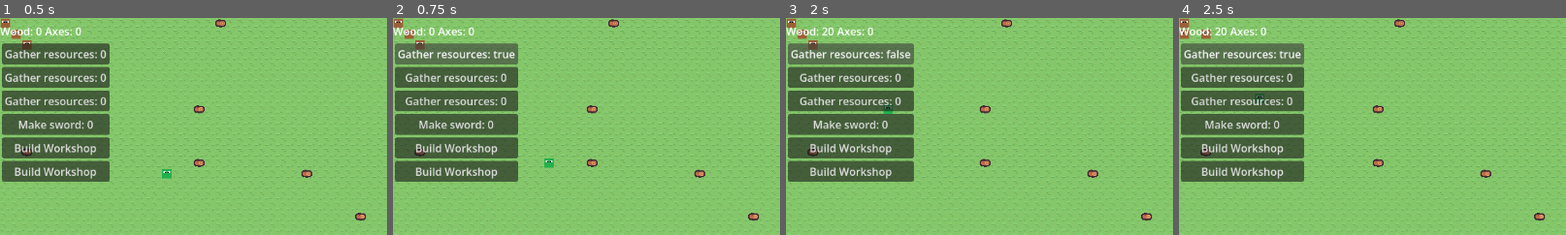
Above: before the commit, frames 1-4 (left to right).
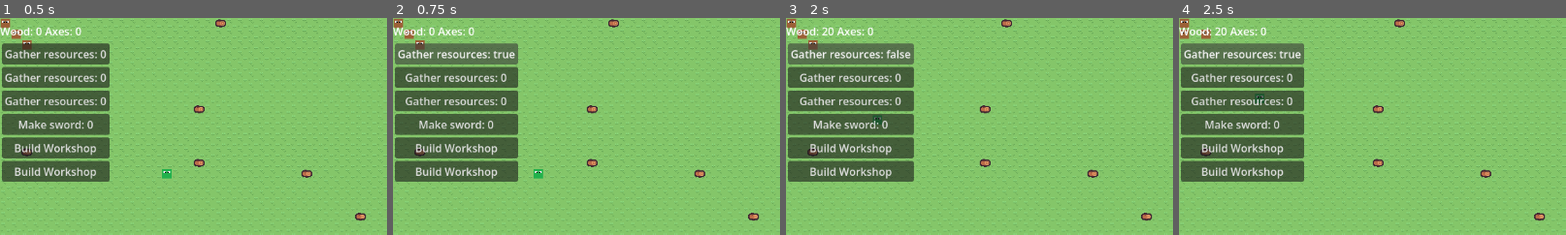
Above: after the commit, the same moments.

Repository: amandodaw/zd-prototype
Game: Godot game, scene res://scenes/world.tscn
Same seed, same stepped clock (60 frames per second), same inputs: the game is played once before the commit and once after it.
Inputs:
- Up to frame 1 (0.5 s): no input
- Up to frame 2 (0.75 s): click "Gather resources: 0" at 0.5 s
- Up to frame 3 (2 s): click "Gather resources: true" at 1.25 s
- Up to frame 4 (2.5 s): click "Gather resources: false" at 2 s
The pictures show only the part of the screen within x 0-50%, y 0-50%; the shares and areas given below are measured in that part.

Frame 1 is identical in both runs. In frame 2, 0.2% of the frame differs, in the area x 36-42%, y 64-75%; in frame 3, 0.2%; in frame 4, nothing differs.

Commit message:
Añadido health_system con el método die(). Attack funciona accediendo directamente al componente heatlh

Diff:
--- a/scripts/components/actions/attack_action.gd
+++ b/scripts/components/actions/attack_action.gd
@@ -5,17 +5,20 @@
 	var pos_comp : PositionComponent = entity.get_component(PositionComponent)
 	var target_comp : TargetComponent = entity.get_component(TargetComponent)
 	var attack_comp : AttackComponent = entity.get_component(AttackComponent)
-	#if target!=null:
-		#get_component(TargetComponent).target_pos = target.get_component(PositionComponent).grid_pos
+	if !is_instance_valid(target_comp.attack_target):
+		return
+	#print("Intentaré atacar en ", target_comp.target_pos)
+	#print("Estoy en  ", pos_comp.grid_pos)
+	#print("Objetivo está en ", target_comp.attack_target.get_component(PositionComponent).grid_pos)
 	if GridUtils.is_adjacent(pos_comp.grid_pos, target_comp.attack_target.get_component(PositionComponent).grid_pos):
 		if attack_comp.attack_cooldown<attack_comp.attack_speed:
 			attack_comp.attack_cooldown+=delta
 			return
 		attack_comp.attack_cooldown=0
-		if !is_instance_valid(target_comp.attack_target):
-			return
-		#target.get_component(HealthComponent).take_damage(attack_damage)
-		print("atacando!")
+		print("ESTOY AQUI")
+		target_comp.attack_target.get_component(HealthComponent).health -= attack_comp.attack_damage
+		if target_comp.attack_target.get_component(HealthComponent).health <= 0:
+			finished = true
 		return
 	else:
 		finished = true
--- a/scripts/components/health_component.gd
+++ b/scripts/components/health_component.gd
@@ -3,16 +3,12 @@
 var health : int = 3
 var is_dead : bool = false
 
-func take_damage(damage_amount : int) -> void:
-	#modulate = Color.RED
-	health -= damage_amount
-	if health==0:
-		die()
-	#if is_inside_tree():
-		#return
-	#await get_tree().create_timer(0.33).timeout
-	#modulate = Color.WHITE
-
-func die() -> void:
-	#release_target()
-	is_dead = true
+#func take_damage(damage_amount : int) -> void:
+	##modulate = Color.RED
+	#health -= damage_amount
+	#if health==0:
+		#die()
+	##if is_inside_tree():
+		##return
+	##await get_tree().create_timer(0.33).timeout
+	##modulate = Color.WHITE
--- a/scripts/components/path_component.gd
+++ b/scripts/components/path_component.gd
@@ -2,3 +2,4 @@
 
 var path : Array[Vector2i]
 var current_index = 0
+var needs_repath : bool = false
--- /dev/null
+++ b/scripts/systems/health_system.gd
@@ -0,0 +1,16 @@
+class_name HealthSystem
+
+func update(delta : float, entities :  Array[Entity]):
+	for entity in entities:
+		var health_comp : HealthComponent = entity.get_component(HealthComponent)
+		if health_comp.health <= 0:
+			die(entity, entities)
+
+func die(entity : Entity, entities : Array[Entity]) -> void:
+	var health_comp : HealthComponent = entity.get_component(HealthComponent)
+	var target_comp : TargetComponent = entity.get_component(TargetComponent)
+	var city_comp : CityComponent = entity.get_component(AIComponent).city_comp
+
+	city_comp.reserved_tiles.erase(target_comp.target_pos)
+	entities.erase(entity)
+	entity.queue_free()
--- a/scripts/systems/path_system.gd
+++ b/scripts/systems/path_system.gd
@@ -4,7 +4,9 @@
 
 func update(delta : float, entities : Array[Entity]):
 	for entity in entities:
-		set_astar_path(entity)
+		var path_comp : PathComponent = entity.get_component(PathComponent)
+		if path_comp.needs_repath:
+			set_astar_path(entity)
 
 # ------------------------------------------------
 # PATH
@@ -13,17 +15,21 @@
 func set_astar_path(entity : Entity) ->void:
 	var choosed_pos = entity.get_component(TargetComponent).target_pos
 	var path_comp : PathComponent = entity.get_component(PathComponent)
+	var target_pos : TargetComponent = entity.get_component(TargetComponent)
+	var pos_comp : PositionComponent = entity.get_component(PositionComponent)
 	#var city_comp = entity.get_component(AIComponent).city_comp
+
 	if !astar.is_in_bounds(choosed_pos.x, choosed_pos.y):
 		return
-	if astar.is_point_solid(entity.get_component(TargetComponent).target_pos):
-		entity.get_component(TargetComponent).adyacent_target_pos =  choose_adjacent(entity)
-		choosed_pos = entity.get_component(TargetComponent).adyacent_target_pos
+	if astar.is_point_solid(target_pos.target_pos):
+		target_pos.adyacent_target_pos =  choose_adjacent(entity)
+		choosed_pos = target_pos.adyacent_target_pos
 	if choosed_pos == GridUtils.INVALID:
 		print("no path to take")
 		return
 
-	path_comp.path = astar.get_id_path(entity.get_component(PositionComponent).grid_pos, choosed_pos)
+	path_comp.path = astar.get_id_path(pos_comp.grid_pos, choosed_pos)
+	path_comp.needs_repath = false
 
 func choose_adjacent(entity : Entity) -> Vector2i:
 	var target : Vector2i = entity.get_component(TargetComponent).target_pos
--- a/scripts/systems/target_system.gd
+++ b/scripts/systems/target_system.gd
@@ -5,7 +5,9 @@
 		var ai_comp : AIComponent = entity.get_component(AIComponent)
 		var target_comp : TargetComponent = entity.get_component(TargetComponent)
 		var plan_comp : PlanComponent = entity.get_component(PlanComponent)
+		var path_comp : PathComponent = entity.get_component(PathComponent)
 
+		var old_target : Vector2i = target_comp.target_pos
 		match ai_comp.current_job:
 
 			CityComponent.Tasks.BUILD:
@@ -29,6 +31,9 @@
 				if plan_comp.current_action == null and target_comp.target_pos == GridUtils.INVALID:
 					if !choose_attack_target(entity, entities):
 						ai_comp.current_job = CityComponent.Tasks.IDLE
+
+		if old_target!=target_comp.target_pos:
+			path_comp.needs_repath = true
 
 func find_wood(entity : Entity):
 	var city_comp : CityComponent = entity.get_component(AIComponent).city_comp
--- a/scripts/world.gd
+++ b/scripts/world.gd
@@ -23,6 +23,7 @@
 var planner_system : PlannerSystem
 var path_system : PathSystem
 var action_system : ActionSystem
+var health_system : HealthSystem
 
 func _ready() -> void:
 	city_comp = CityComponent.new()
@@ -53,6 +54,7 @@
 	planner_system = PlannerSystem.new()
 	path_system = PathSystem.new()
 	action_system = ActionSystem.new()
+	health_system = HealthSystem.new()
 	path_system.astar = astar
 
 
@@ -62,6 +64,7 @@
 	planner_system.update(delta, entities)
 	path_system.update(delta, entities)
 	action_system.update(delta, entities)
+	health_system.update(delta, entities)
 
 func spawn_human(pos: Vector2) -> void:
 	var cell = elements_map.local_to_map(pos)
Not shown, added: scripts/systems/health_system.gd.uid
